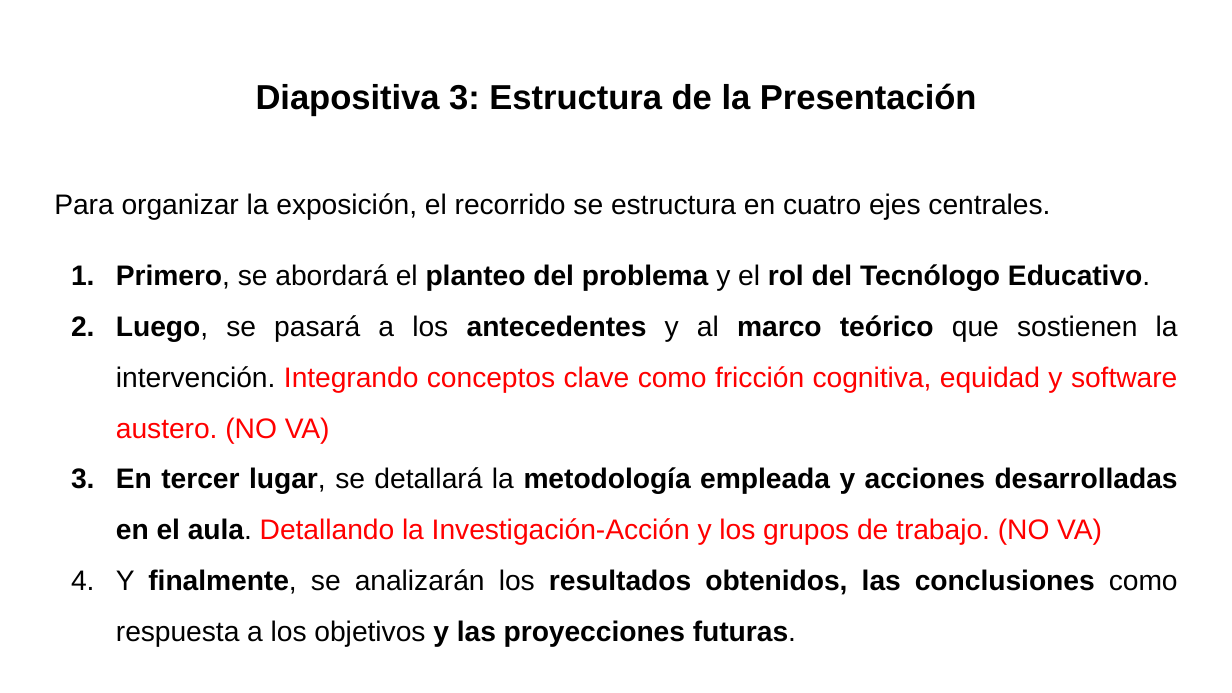
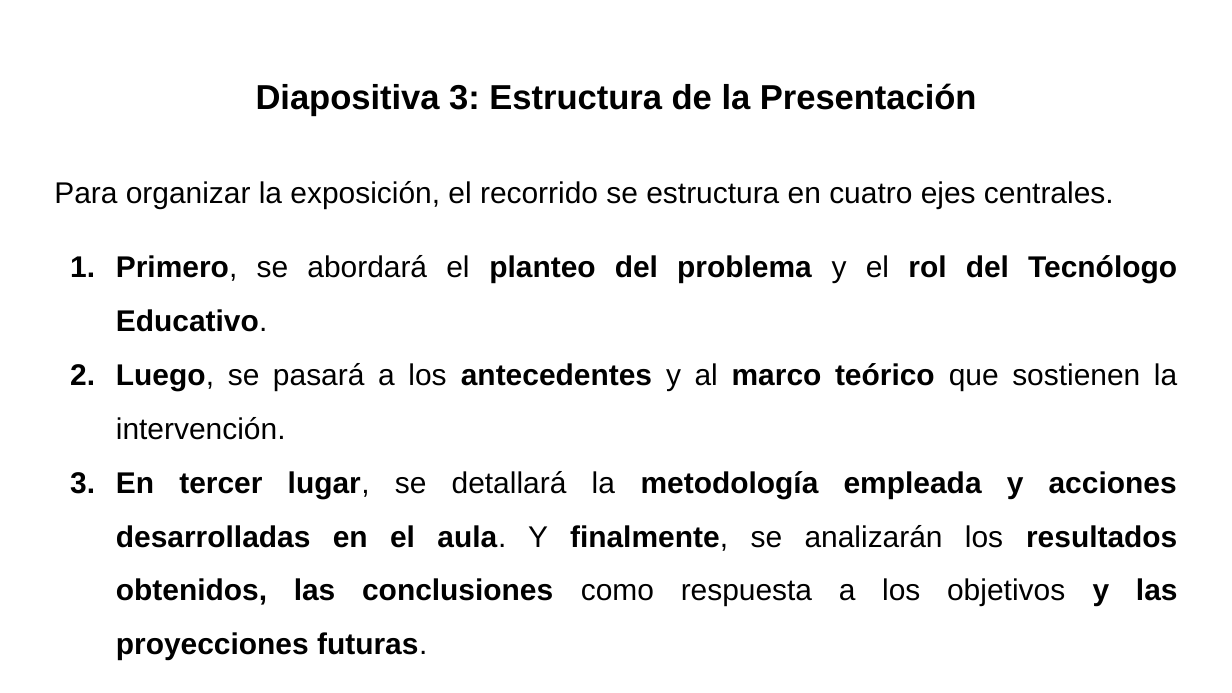
Before and after one commit to gabrielinuz/gabrielinuz.github.io, a slide deck: slide 4 of doc/GUION_DE_DEFENSA_LTE.pptx. Drawn at 1232x693 pixels with LibreOffice and Linux fonts; fonts in the diff are those of the drawing. Boxes give left, top, right and bottom in pixels: in the first picture for what was removed or moved away, otherwise in the second. Text is boxed around its words. In the diff, an @@ line names an element or a change of style, - is before the commit and + after.

```diff
--- a/doc/GUION_DE_DEFENSA_LTE.pptx
+++ b/doc/GUION_DE_DEFENSA_LTE.pptx
@@ text at [54,181,1177,332]: size 16.5 to 17.5 pt in "Para organizar la exposición, el recorrido se ...", "Primero, se abordará el planteo del problema ..."; indent changed @@
@@ text at [116,363,1178,660]: text changed; size 16.5 to 17.5 pt; bold on @@
-2. Luego, se pasará a los antecedentes y al marco teórico que sostienen la intervención. Integrando conceptos clave como fricción cognitiva, equidad y software austero. (NO VA)
-3. En tercer lugar, se detallará la metodología empleada y acciones desarrolladas en el aula. Detallando la Investigación-Acción y los grupos de trabajo. (NO VA)
-4. Y finalmente, se analizarán los resultados obtenidos, las conclusiones como respuesta a los objetivos y las proyecciones futuras.
+2. Luego, se pasará a los antecedentes y al marco teórico que sostienen la intervención.
+3. En tercer lugar, se detallará la metodología empleada y acciones desarrolladas en el aula. Y finalmente, se analizarán los resultados obtenidos, las conclusiones como respuesta a los objetivos y las proyecciones futuras.
```
Also in this commit, not shown: 12 other slides changed, 1 other file.
